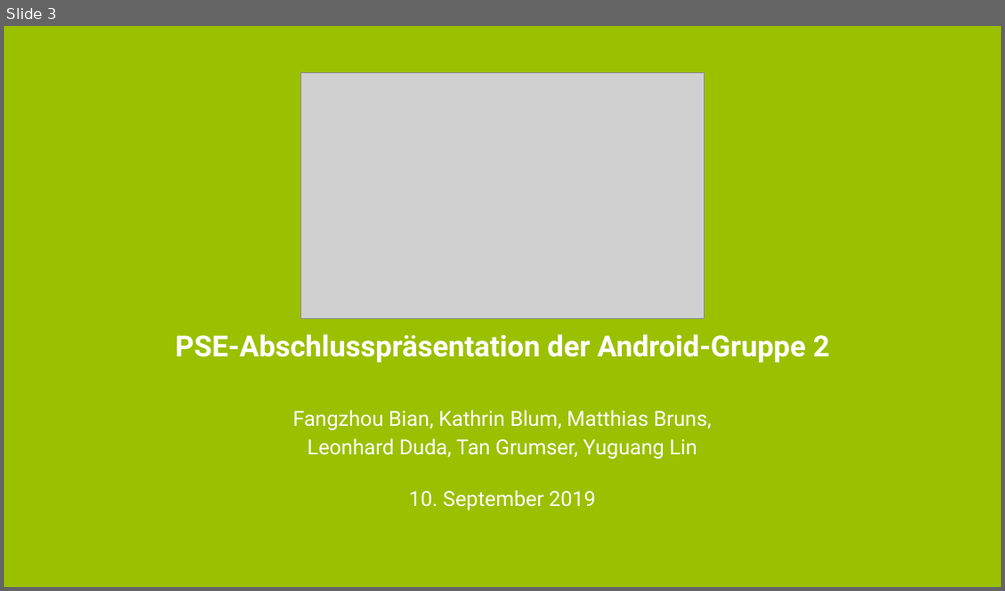
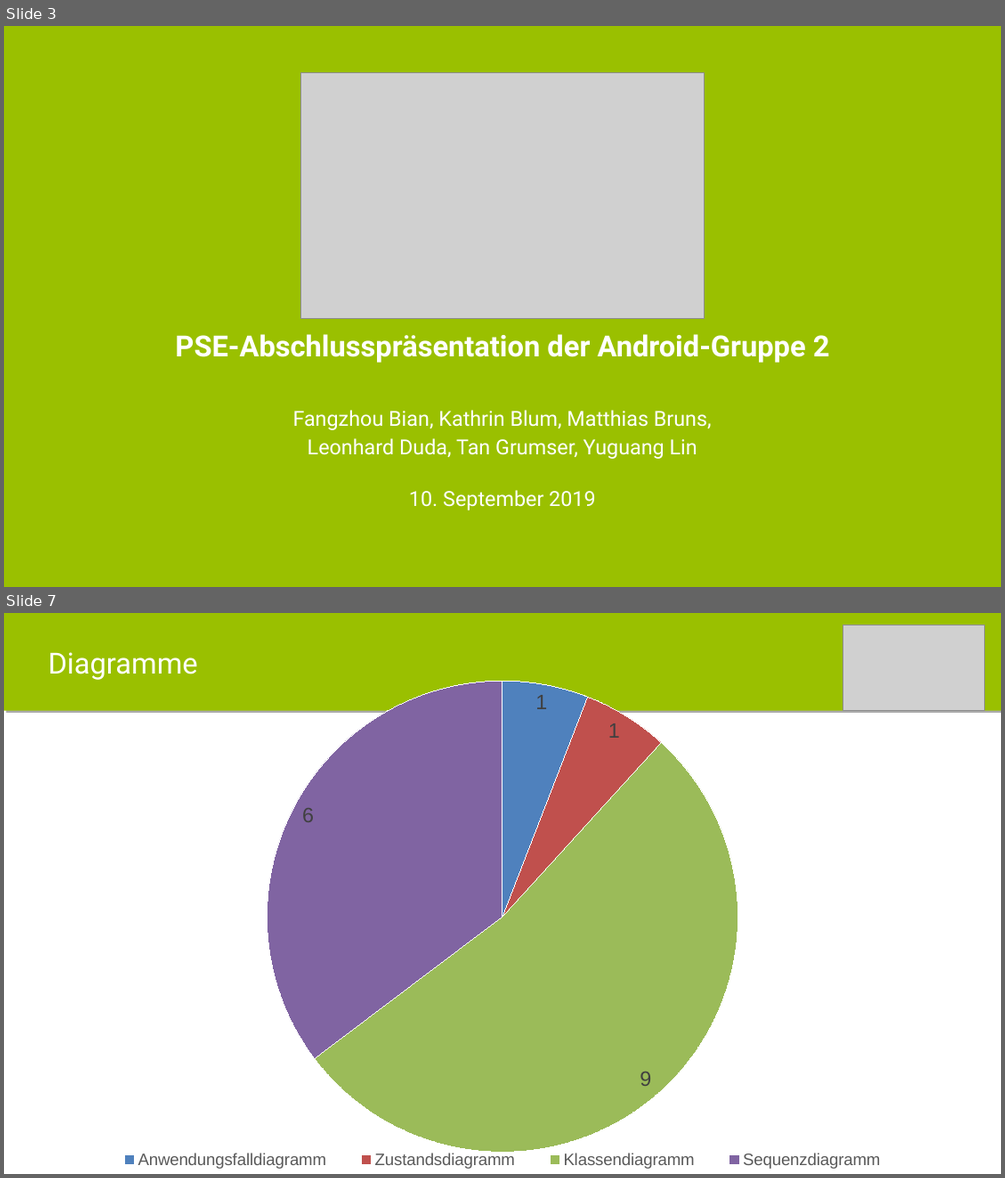
Before and after one commit to itzMatze/PSE-Team02, a slide deck: 5 Präsentation/mensameet_abschluss.pptx. Shown one above the other, each under a label of ours: slide 3 before the commit, slides 3 and 7 after it; the slides between them are not shown. The pictures are 1005x591 and 1005x1178 pixels, drawn with LibreOffice and Linux fonts; fonts in the diff are those of the drawing; grey boxes stand for pictures. Boxes give left, top, right and bottom in pixels: in the first picture for what was removed or moved away, otherwise in the second. Text is boxed around its words. In the diff, an @@ line names an element or a change of style, - is before the commit and + after.

```diff
--- a/5 Präsentation/mensameet_abschluss.pptx
+++ b/5 Präsentation/mensameet_abschluss.pptx
@@ slide 7 added at [4, 613, 1001, 1174], background #FFFFFF @@
@@ rectangle added at [4, 613, 1001, 710], fill #9AC000, 28 pt, text #FFFFFF @@
+Diagramme
@@ picture added at [843, 625, 985, 710] @@
@@ pie chart added at [96, 671, 910, 1174] @@
+categories: Anwendungsfalldiagramm, Zustandsdiagramm, Klassendiagramm, Sequenzdiagramm
+Series 1: 1, 1, 9, 6
```
Also in this commit, not shown: 1 slide changed, 7 other slides added, 7 slides removed.
